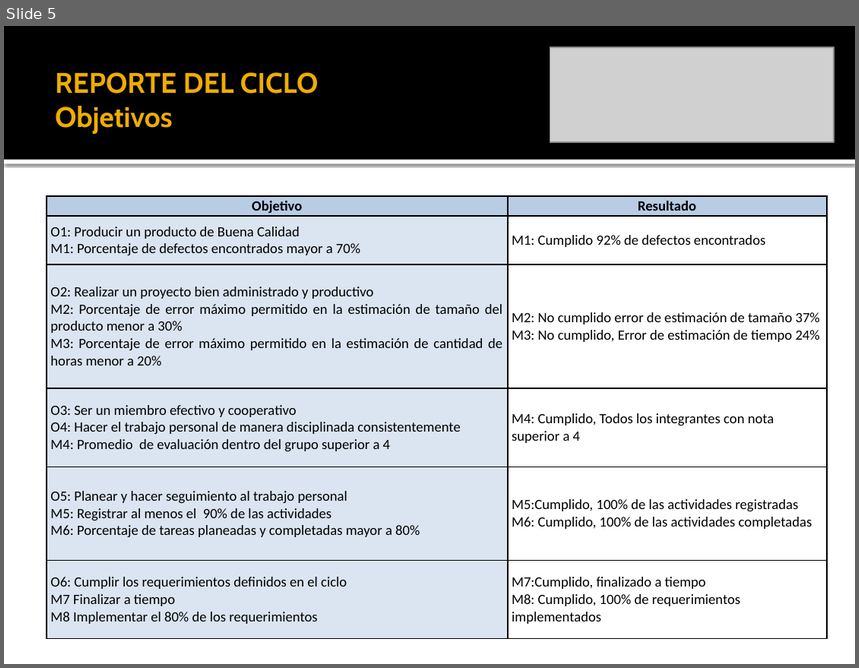
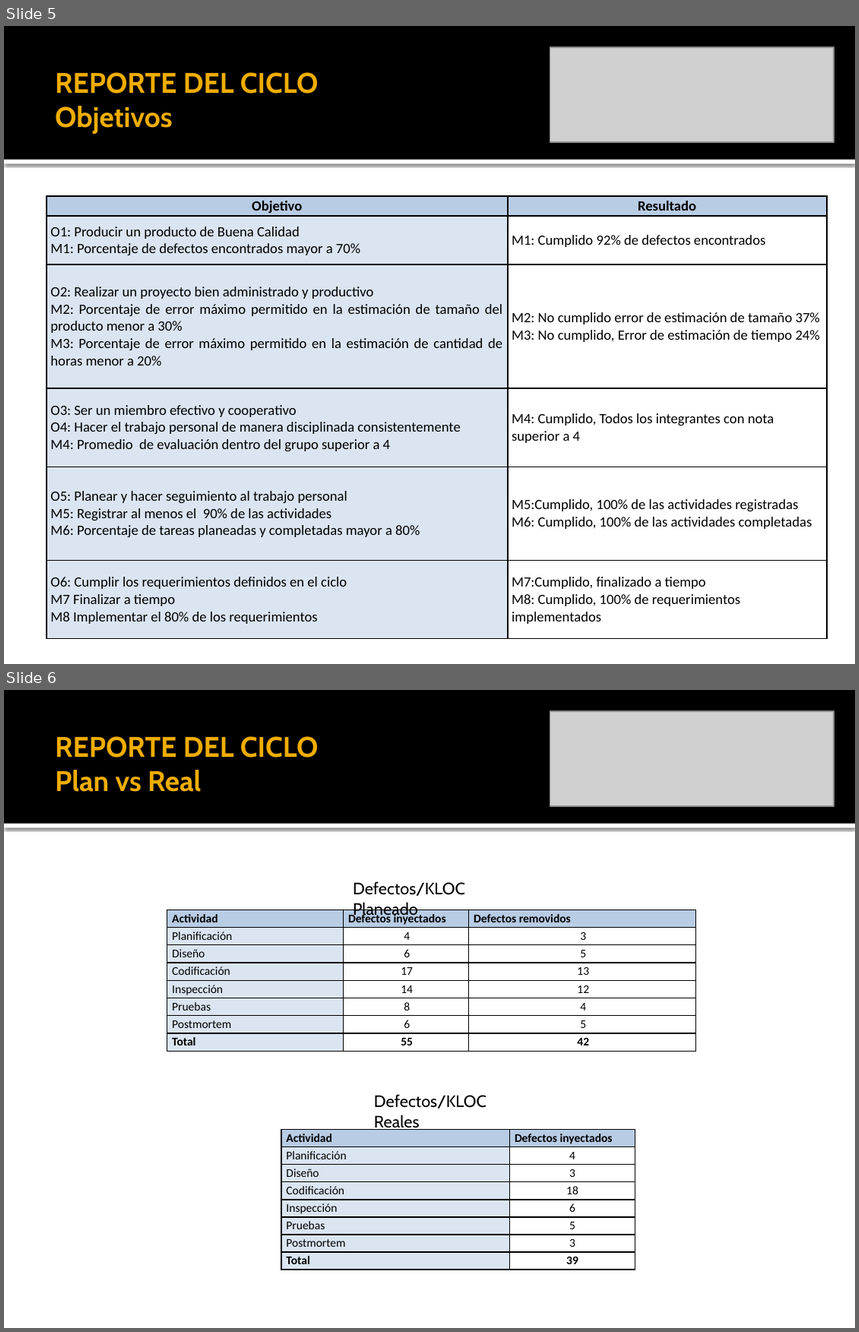
Before and after one commit to leseroth/ingenium-managment, a slide deck: CSOF5101 Ingeniera de Software/TSP/0330PostMortemTSPCiclo3.pptx. Shown one above the other, each under a label of ours: slide 5 before the commit, slides 5 and 6 after it. The pictures are 859x668 and 859x1332 pixels, drawn with LibreOffice and Linux fonts; fonts in the diff are those of the drawing; grey boxes stand for pictures. Boxes give left, top, right and bottom in pixels: in the first picture for what was removed or moved away, otherwise in the second. Text is boxed around its words. In the diff, an @@ line names an element or a change of style, - is before the commit and + after.

```diff
--- a/CSOF5101 Ingeniera de Software/TSP/0330PostMortemTSPCiclo3.pptx
+++ b/CSOF5101 Ingeniera de Software/TSP/0330PostMortemTSPCiclo3.pptx
@@ slide 6 added at [4, 690, 855, 1328], background #FFFFFF; not listed: 2 template elements that a slide beside it also shows @@
@@ picture added at [550, 711, 834, 806] @@
@@ title added at [55, 736, 319, 792], 24 pt, text #F0AD00, bold @@
+REPORTE DEL CICLO
+Plan vs Real
@@ text added at [353, 882, 465, 919], 14 pt, text #000000 @@
+Defectos/KLOC Planeado
@@ table added at [167, 910, 697, 1049], 8 rows, 3 columns @@
+Actividad | Defectos inyectados | Defectos removidos
+Planificación | 4 | 3
+Diseño | 6 | 5
+Codificación | 17 | 13
+Inspección | 14 | 12
+Pruebas | 8 | 4
+Postmortem | 6 | 5
+Total | 55 | 42
@@ text added at [374, 1094, 487, 1132], 14 pt, text #000000 @@
+Defectos/KLOC Reales
@@ table added at [281, 1130, 636, 1270], 8 rows, 2 columns @@
+Actividad | Defectos inyectados
+Planificación | 4
+Diseño | 3
+Codificación | 18
+Inspección | 6
+Pruebas | 5
+Postmortem | 3
+Total | 39
```
Also in this commit, not shown: 7 slides changed, 2 other slides added.
